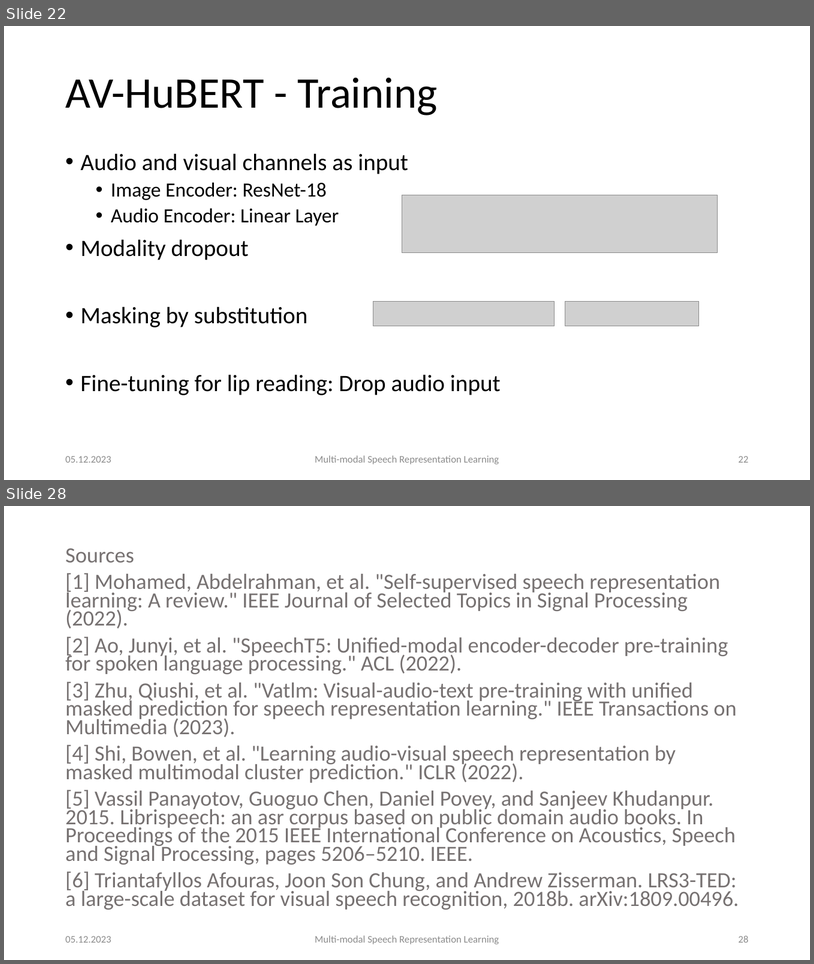
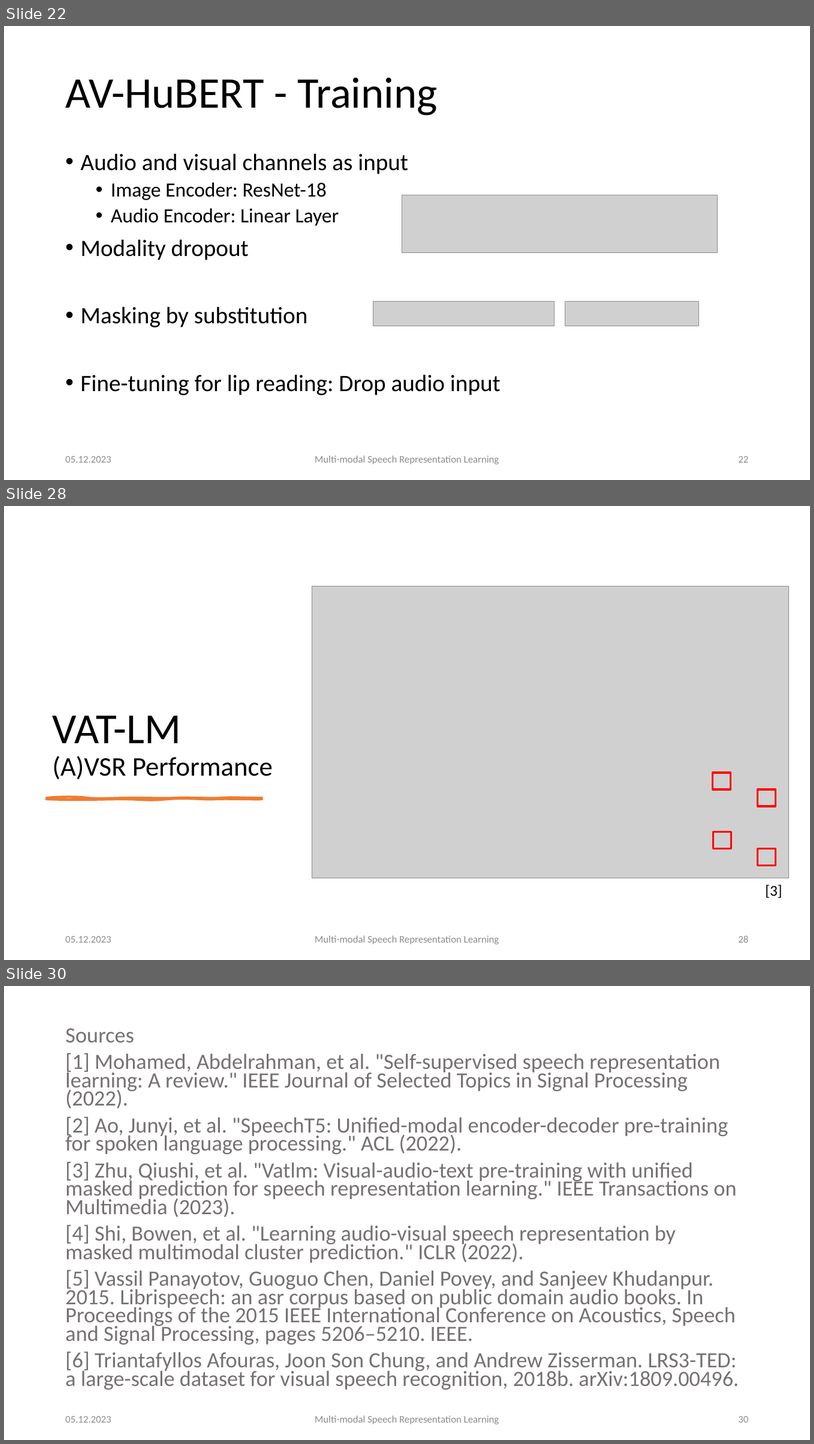
Before and after one commit to carlos-schmidt/nn-seminar, a slide deck: presentation.pptx. Shown one above the other, each under a label of ours: slides 22 and 28 before the commit, slides 22, 28 and 30 after it; the slides between them are not shown. The pictures are 814x964 and 814x1444 pixels, drawn with LibreOffice and Linux fonts; fonts in the diff are those of the drawing; grey boxes stand for pictures. Boxes give left, top, right and bottom in pixels: in the first picture for what was removed or moved away, otherwise in the second. Text is boxed around its words. In the diff, an @@ line names an element or a change of style, - is before the commit and + after.

```diff
--- a/presentation.pptx
+++ b/presentation.pptx
@@ slide 28 added at (4,506,810,960), background #FFFFFF @@
@@ picture added at (312,586,789,877) @@
@@ title added at (53,715,273,779), 32 pt, text #000000 @@
+VAT-LM
+(A)VSR Performance
@@ rectangle added at (714,773,732,790), outline #FF0000 2.25 pt @@
@@ rectangle added at (758,789,777,806), outline #FF0000 2.25 pt @@
@@ freeform shape added at (47,798,262,799), fill #ED7D31, outline #ED7D31 3 pt @@
@@ rectangle added at (714,832,732,849), outline #FF0000 2.25 pt @@
@@ rectangle added at (758,849,777,865), outline #FF0000 2.25 pt @@
@@ text added at (765,884,782,898), 18 pt, text #000000 @@
+[3]
@@ text added at (65,936,111,942), 12 pt, text #8C8C8C @@
+05.12.2023
@@ text added at (315,935,500,944), 12 pt, text #8C8C8C @@
+Multi-modal Speech Representation Learning
@@ page number added at (738,935,749,942), 12 pt, text #8C8C8C @@
+28
@@ what was slide 28 is now slide 30 @@
@@ page number at (738,1416,749,1422): text changed @@
-28
+30
```
Also in this commit, not shown: 7 slides changed, 1 other file.
